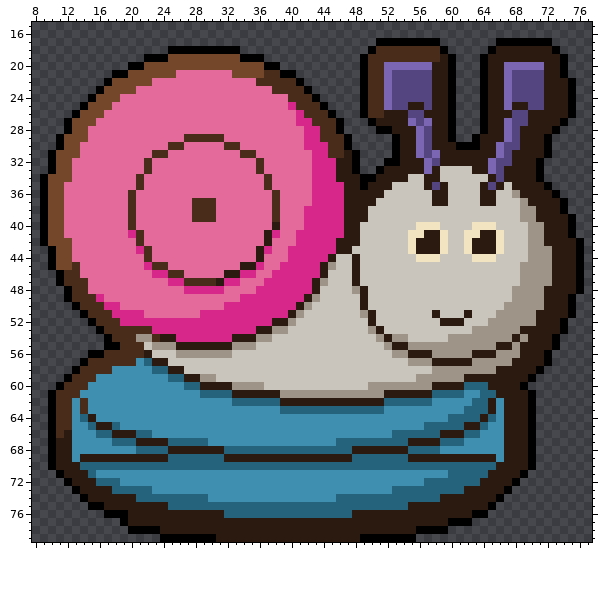
File history of a pixel-art file, opus-test-run/aseprite/mini-clam-lurker.aseprite. This is how it looked before the edit.
80x80 pixels, 1 frame. Shown: x 8..77, y 15..79.
And afterwards:
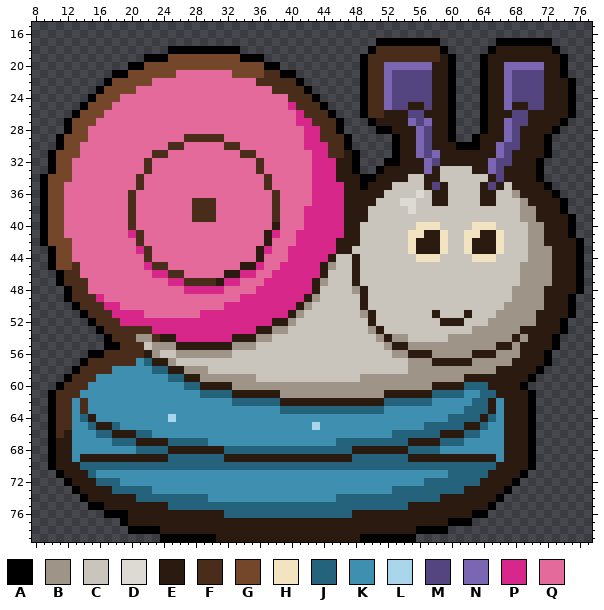
Palette (. is transparent): A #000000  B #9f9488  C #c9c5bc  D #dcdad3  E #2a1a10  F #4a2c1a  G #74462a  H #f2e4c0  J #25637d  K #3f8fb0  L #a9d6ea  M #54447f  N #7b66b4  P #d7278b  Q #e46a9b
Diff:
Layer "objects":
The author changed colour C to colour B in row 56 at x 23; in row 57 at x 25; in row 58 at x 27 to 29 and 55 to 57; in row 59 at x 31 to 35 and 49 to 55; in row 60 at x 37 to 49.
The author changed colour C to colour D in row 36 at x 56; in row 37 at x 54 to 55; in row 38 at x 55.
The author changed colour K to colour L in row 64 at x 25; in row 65 at x 43.
Where, in picture pixels (left, top, right, bottom), the same in both pictures:
changed: (400, 190, 424, 214)
changed: (152, 350, 432, 430)
